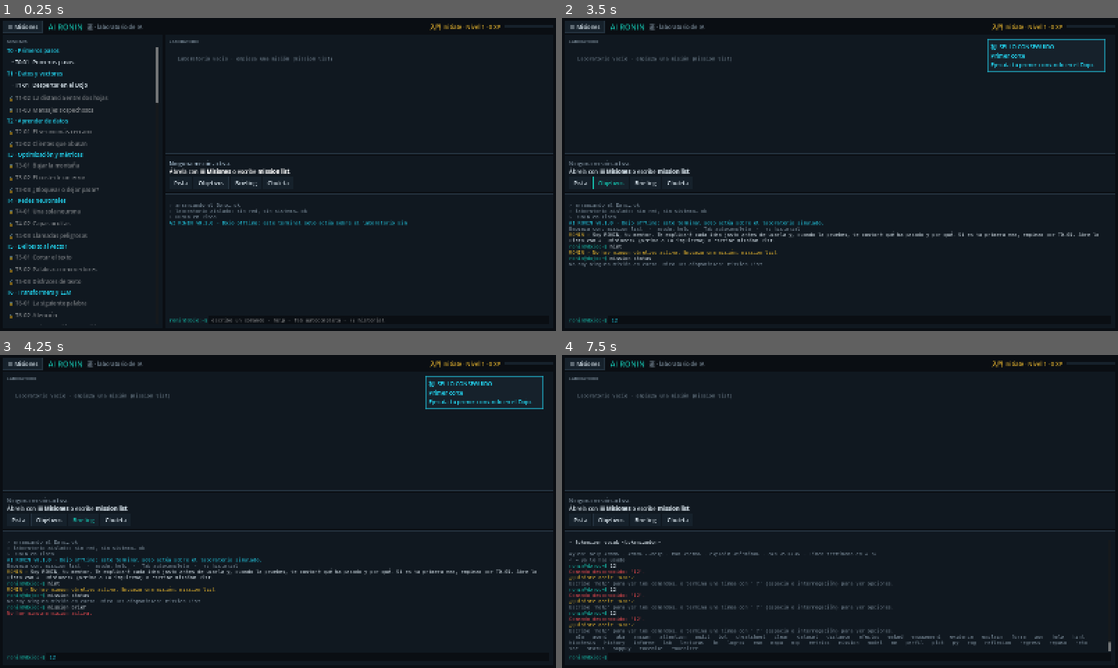
Above: before the commit, frames 1-4 (two rows, left to right).
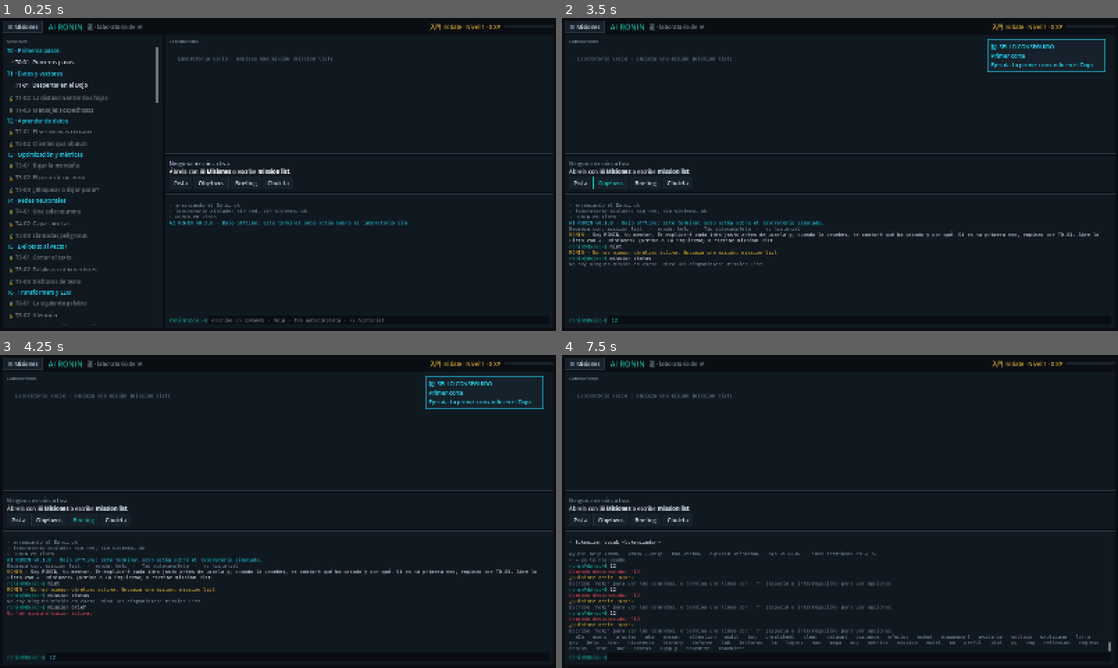
Above: after the commit, the same moments.

Repository: Kanarath/ai-ronin
Game: Godot game, scene res://ui/hub/hub_screen.tscn
Same seed, same stepped clock (60 frames per second), same inputs: the game is played once before the commit and once after it.
Inputs (mouse positions are in pixels of both pictures, inside the frame that each line leads up to):
- Up to frame 1 (0.25 s): no input
- Up to frame 2 (3.5 s): click (940, 321) at 0.52 s; type "12" at 0.6 s; click "☰ Misiones" at 1.25 s; click "Pista" at 2 s; click "Objetivos" at 2.75 s
- Up to frame 3 (4.25 s): click "Briefing" at 3.5 s
- Up to frame 4 (7.5 s): click "Chuleta" at 4.25 s; tap Enter at 5, 5.1, 6.5, 6.6 s; move the mouse to (840, 599) at 5.02 s; hold Up 5.03-5.78 s; click (840, 599) at 5.17 s; tap Space at 5.75, 7.25 s; move the mouse to (728, 527) at 5.77 s; hold Down 5.78-6.53 s; tap Tab at 5.85, 7.35 s; move the mouse to (895, 442) at 6.52 s; hold Up from 6.53 s (still down); move the mouse to (812, 574) at 7.27 s; click (812, 574) at 7.42 s

Frames 1-3 are identical in both runs. In frame 4, 0.9% of the frame differs, in the area x 1-97%, y 89-95%.

Commit message:
Ajustes de letra, sonidos suaves y explicame
- ajustes letra pequeña|normal|grande|enorme: consola, editor y panel de misión (se guarda).
- Sonidos sintetizados en el juego (sin ficheros): objetivo, misión, nivel y sello; ajustes sonido on|off.
- explicame: repite la lección del paso actual (o la anterior, si es una pregunta) numerada y desglosa los términos del glosario y las siglas que aparecen.
- tools/hub_smoke.gd: prueba de humo de la interfaz sin ventana.

Co-Authored-By: Claude Opus 5.5 <noreply@anthropic.com>

Diff:
--- a/game/core/commands/core_commands.gd
+++ b/game/core/commands/core_commands.gd
@@ -67,6 +67,18 @@
 	reg.register(Command.new("clear", "Limpia la pantalla del terminal.",
 		func(_ctx: CommandContext, _a: Dictionary) -> CommandResult: return _clear(), "terminal"))
 
+	reg.register(Command.new("ajustes letra", "Tamaño de letra de la consola y del editor: pequeña, normal o grande.",
+		func(ctx: CommandContext, a: Dictionary) -> CommandResult: return _font(ctx, a), "terminal")
+		.with_signature(CommandSignature.new()
+			.pos("tamano", "pequeña, normal o grande", "string", false)
+			.example("ajustes letra grande")))
+
+	reg.register(Command.new("ajustes sonido", "Sonidos suaves al avanzar, completar misiones y subir de nivel: on u off.",
+		func(ctx: CommandContext, a: Dictionary) -> CommandResult: return _sound(ctx, a), "terminal")
+		.with_signature(CommandSignature.new()
+			.pos("estado", "on u off", "string", false)
+			.example("ajustes sonido off")))
+
 	reg.register(Command.new("efectos", "Efecto de escritura de la consola: lento, normal, rapido, on u off.",
 		func(ctx: CommandContext, a: Dictionary) -> CommandResult: return _effects(ctx, a), "terminal")
 		.with_signature(CommandSignature.new()
@@ -83,6 +95,53 @@
 
 
 ## Preferencia del efecto de escritura; se guarda con el progreso (settings.efectos).
+const FONT_SIZES := {"pequena": 12, "normal": 14, "grande": 17, "enorme": 20}
+
+
+static func _font(ctx: CommandContext, a: Dictionary) -> CommandResult:
+	var raw: Variant = a.get("tamano")
+	var want := "" if raw == null else str(raw).to_lower().replace("ñ", "n")
+	var g: Variant = ctx.shell.get_game()
+	if want.is_empty():
+		var cur := "normal"
+		if g != null:
+			cur = str(g.progress.data.get("settings", {}).get("letra", "normal"))
+		return CommandResult.new().line("Letra: %s. Cámbiala con ajustes letra pequeña, normal, grande o enorme." % cur.replace("pequena", "pequeña"), "muted")
+	if not FONT_SIZES.has(want):
+		return CommandResult.error("Usa ajustes letra pequeña, normal, grande o enorme.")
+	if g != null:
+		if not g.progress.data.has("settings"):
+			g.progress.data["settings"] = {}
+		g.progress.data["settings"]["letra"] = want
+		g.save()
+	var r := CommandResult.new()
+	r.action = "font_%d" % FONT_SIZES[want]
+	r.line("Letra: %s." % want.replace("pequena", "pequeña"), "muted")
+	return r
+
+
+static func _sound(ctx: CommandContext, a: Dictionary) -> CommandResult:
+	var raw: Variant = a.get("estado")
+	var want := "" if raw == null else str(raw).to_lower()
+	var g: Variant = ctx.shell.get_game()
+	if want.is_empty():
+		var on := true
+		if g != null:
+			on = bool(g.progress.data.get("settings", {}).get("sonido", true))
+		return CommandResult.new().line("Sonido: %s. Cámbialo con ajustes sonido on u off." % ("activado" if on else "desactivado"), "muted")
+	if want != "on" and want != "off":
+		return CommandResult.error("Usa ajustes sonido on u off.")
+	if g != null:
+		if not g.progress.data.has("settings"):
+			g.progress.data["settings"] = {}
+		g.progress.data["settings"]["sonido"] = want == "on"
+		g.save()
+	var r := CommandResult.new()
+	r.action = "sound_" + want
+	r.line("Sonido %s." % ("activado" if want == "on" else "desactivado"), "muted")
+	return r
+
+
 static func _effects(ctx: CommandContext, a: Dictionary) -> CommandResult:
 	var g: Variant = ctx.shell.get_game()
 	var raw: Variant = a.get("estado")
--- a/game/core/commands/learn_commands.gd
+++ b/game/core/commands/learn_commands.gd
@@ -240,3 +240,78 @@
 			continue
 		return "%s · %s (mission start %s)" % [m["id"], m["title"], m["id"]]
 	return ""
+
+
+# ── Explícamelo más simple ──────────────────────────────────────────────────
+
+static func register_explain(reg: CommandRegistry) -> void:
+	reg.register(Command.new("explicame", "RONIN te vuelve a explicar el paso actual, más despacio y con las palabras clave desglosadas.",
+		func(c: CommandContext, a: Dictionary) -> CommandResult: return _simpler(c, a), "mentor"))
+
+
+## Términos del glosario y siglas que aparecen en un texto (sin repetir).
+static func key_terms(c: CommandContext, text: String) -> Array:
+	var low := text.to_lower()
+	var out: Array = []
+	var seen := {}
+	for t: Dictionary in c.library.terms:
+		var names: Array = [t["term"]] + t.get("aliases", [])
+		for n: String in names:
+			if n.length() >= 3 and _has_word(low, n.to_lower()) and not seen.has(t["id"]):
+				seen[t["id"]] = true
+				out.append({"name": t["term"], "text": t["short"]})
+	for s: Dictionary in AkaCommands.siglas():
+		var sig: String = s["sigla"]
+		if _has_word(text, sig) and not seen.has("aka:" + sig):
+			seen["aka:" + sig] = true
+			out.append({"name": sig, "text": "%s: %s" % [s["en"], s["es"]]})
+	return out
+
+
+static func _has_word(text: String, word: String) -> bool:
+	var i := text.find(word)
+	while i >= 0:
+		var before := i == 0 or not _is_letter(text[i - 1])
+		var after := i + word.length() >= text.length() or not _is_letter(text[i + word.length()])
+		if before and after:
+			return true
+		i = text.find(word, i + 1)
+	return false
+
+
+static func _is_letter(ch: String) -> bool:
+	return ch.to_lower() != ch.to_upper() or (ch >= "0" and ch <= "9")
+
+
+static func _simpler(c: CommandContext, _a: Dictionary) -> CommandResult:
+	var g := _game(c)
+	if g == null or not g.runner.is_running():
+		return CommandResult.error("No hay ningún paso en curso. Empieza una misión: mission list")
+	var o := g.runner.current_objective()
+	var teach := str(o.get("teach_simple", o.get("teach", "")))
+	# Una pregunta sin lección propia se apoya en la lección del paso anterior que la tenga.
+	if teach.is_empty():
+		var i := g.runner.index - 1
+		while i >= 0 and teach.is_empty():
+			var prev: Dictionary = g.runner.objectives[i]
+			teach = str(prev.get("teach_simple", prev.get("teach", "")))
+			i -= 1
+	var r := CommandResult.new()
+	if teach.is_empty():
+		r.line("Este paso no tiene lección; repasa el briefing con mission brief.", "muted")
+	else:
+		var parts := teach.split("\n")
+		r.line("Otra vez, despacio · " + parts[0], "accent")
+		for i in range(1, parts.size()):
+			r.line("  %d. %s" % [i, parts[i]])
+	var terms := key_terms(c, teach + " " + str(o.get("text", "")))
+	if not terms.is_empty():
+		r.line("")
+		r.line("Palabras clave de este paso:", "accent")
+		for t: Dictionary in terms.slice(0, 8):
+			r.line("  · %s — %s" % [t["name"], t["text"]], "normal")
+	r.line("")
+	r.line("Lo que tienes que hacer ahora: " + str(o.get("text", "")), "muted")
+	r.line("¿Sigues atascado? hint te da una pista; explain <término> y aka <SIGLA> amplían.", "muted")
+	c.emit("help.simpler", {"objective": str(o.get("id", ""))})
+	return r
--- a/game/core/terminal/shell.gd
+++ b/game/core/terminal/shell.gd
@@ -45,6 +45,7 @@
 	MapCommands.register(registry)
 	AkaCommands.register(registry)
 	LearnCommands.register(registry)
+	LearnCommands.register_explain(registry)
 	PyCommands.register(registry)
 	EvidenceCommands.register(registry)
 
--- a/game/tests/unit/core/test_learn.gd
+++ b/game/tests/unit/core/test_learn.gd
@@ -78,3 +78,20 @@
 	assert_true(game.py_code.contains("durezas"))
 	assert_eq(game.py_exercise_id, "libre-listas")
 	assert_false(game.shell.execute("py ejemplo nada").ok)
+
+
+func test_ajustes_letra_se_guarda() -> void:
+	assert_eq(game.shell.execute("ajustes letra grande").action, "font_17")
+	assert_eq(game.progress.data["settings"]["letra"], "grande")
+	assert_eq(game.shell.execute("ajustes letra pequeña").action, "font_12")
+	assert_false(game.shell.execute("ajustes letra gigante").ok)
+
+
+func test_explicame_repite_la_leccion_y_desglosa_palabras() -> void:
+	assert_false(game.shell.execute("explicame").ok, "sin misión no hay paso que explicar")
+	game.start_mission("T1-01")
+	game.shell.execute("dataset list")
+	var r := game.shell.execute("explicame")
+	assert_true(r.ok, r.plain_text())
+	assert_true(r.plain_text().contains("Otra vez, despacio"), r.plain_text())
+	assert_true(r.plain_text().contains("Palabras clave"), r.plain_text())
--- /dev/null
+++ b/game/tools/hub_smoke.gd
@@ -0,0 +1,30 @@
+extends SceneTree
+## Prueba de humo de la interfaz SIN ventana (usar con --headless): carga el hub, ejecuta unos
+## comandos en la consola y termina. Sirve para comprobar que los scripts de la UI compilan
+## y que los comandos no rompen nada. Uso:
+##   godot --headless --path game -s res://tools/hub_smoke.gd -- "cmd 1" "cmd 2" ...
+
+
+func _initialize() -> void:
+	var args := OS.get_cmdline_user_args()
+	var dojo: Node = root.get_node("Dojo")
+	dojo.game = DojoGame.new("user://smoke_save.json")
+	change_scene_to_file("res://ui/hub/hub_screen.tscn")
+	for i in 5:
+		await process_frame
+	var hub := current_scene
+	if hub == null:
+		print("HUMO: FALLO · no se ha cargado el hub")
+		quit(1)
+		return
+	var term: TerminalView = hub.get("_terminal")
+	term.effects = false
+	for line in args:
+		var r := term.run_command(line)
+		print("HUMO · %s → %s" % [line, "ok" if r.ok else "error: " + r.plain_text().left(120)])
+		await process_frame
+	for p in ["user://smoke_save.json", "user://smoke_save.json.bak"]:
+		if FileAccess.file_exists(p):
+			DirAccess.remove_absolute(p)
+	print("HUMO: OK")
+	quit()
--- /dev/null
+++ b/game/ui/fx/sfx.gd
@@ -0,0 +1,56 @@
+class_name Sfx
+extends Node
+## Sonidos suaves del Dojo, sintetizados al arrancar (no hay ficheros de audio ni descargas):
+##   paso    objetivo cumplido (dos notas que suben)
+##   mision  misión completada (acorde corto)
+##   nivel   subida de nivel (arpegio)
+##   sello   sello conseguido (campanita)
+## Volumen bajo a propósito: acompañan, no distraen. «ajustes sonido off» los quita.
+
+const RATE := 22050
+const VOLUME_DB := -16.0
+
+var enabled := true
+var _streams: Dictionary = {}
+var _player: AudioStreamPlayer
+
+
+func _ready() -> void:
+	_player = AudioStreamPlayer.new()
+	_player.volume_db = VOLUME_DB
+	add_child(_player)
+	# Notas en Hz: una escala pentatónica suena «oriental» y nunca desafina entre sí.
+	_streams["paso"] = _tones([[659.3, 0.07], [880.0, 0.11]])
+	_streams["mision"] = _tones([[523.3, 0.09], [659.3, 0.09], [784.0, 0.22]])
+	_streams["nivel"] = _tones([[523.3, 0.07], [659.3, 0.07], [784.0, 0.07], [1046.5, 0.26]])
+	_streams["sello"] = _tones([[1318.5, 0.05], [1760.0, 0.3]], 0.6)
+
+
+func play(sound: String) -> void:
+	if not enabled or not _streams.has(sound) or _player == null:
+		return
+	_player.stream = _streams[sound]
+	_player.play()
+
+
+## Sintetiza notas seguidas: senoide con un poco de armónico y una envolvente suave
+## (ataque corto y caída exponencial) para que no «chasquee».
+func _tones(notes: Array, brightness: float = 0.25) -> AudioStreamWAV:
+	var data := PackedByteArray()
+	for n: Array in notes:
+		var freq: float = n[0]
+		var dur: float = n[1]
+		var count := int(RATE * dur)
+		for i in count:
+			var t := float(i) / RATE
+			var env := minf(1.0, t / 0.008) * exp(-4.0 * t / dur)
+			var s := sin(TAU * freq * t) + brightness * sin(TAU * freq * 2.0 * t)
+			var v := int(clampf(s * env * 0.45, -1.0, 1.0) * 32767.0)
+			data.append(v & 0xFF)
+			data.append((v >> 8) & 0xFF)
+	var w := AudioStreamWAV.new()
+	w.format = AudioStreamWAV.FORMAT_16_BITS
+	w.mix_rate = RATE
+	w.stereo = false
+	w.data = data
+	return w
--- a/game/ui/hub/hub_screen.gd
+++ b/game/ui/hub/hub_screen.gd
@@ -45,6 +45,7 @@
 var _lab_content: VBoxContainer
 var _mission_label: Label
 var _pending_xp: int = 0
+var _sfx: Sfx
 ## Historial de rondas de seguridad (A1): tasa de éxito de ataques y de eval.
 var _attack_history := PackedVector2Array()
 var _eval_history := PackedVector2Array()
@@ -53,6 +54,12 @@
 func _ready() -> void:
 	game = Dojo.game
 	_build_layout()
+	_sfx = Sfx.new()
+	_sfx.enabled = bool(game.progress.data.get("settings", {}).get("sonido", true))
+	add_child(_sfx)
+	var letra := str(game.progress.data.get("settings", {}).get("letra", "normal"))
+	if letra != "normal" and CoreCommands.FONT_SIZES.has(letra):
+		_apply_font_size(int(CoreCommands.FONT_SIZES[letra]))
 	game.mission_started.connect(_on_mission_started)
 	game.mission_completed.connect(_on_mission_completed)
 	game.runner.mentor_message.connect(_on_mentor)
@@ -63,8 +70,10 @@
 		_toaster.xp(amount, reason)
 		_refresh_top())
 	game.achievement_unlocked.connect(func(a: Dictionary) -> void:
+		_sfx.play("sello")
 		_toaster.toast("%s  SELLO CONSEGUIDO\n%s\n%s" % [a["seal"], a["title"], a["description"]], RoninPalette.CYAN, true))
 	game.level_up.connect(func(lv: int, rk: Dictionary) -> void:
+		_sfx.play("nivel")
 		_toaster.toast("⬆ NIVEL %d\nRango: %s %s (%s)" % [lv, rk["name"], rk["kanji"], rk["es"]], RoninPalette.GOLD, true))
 	game.progress_changed.connect(func() -> void:
 		_pending_xp = 0
@@ -354,6 +363,7 @@
 	# Destello breve del panel de misión cuando avanzas un objetivo.
 	var mid := str(game.active_mission.get("id", ""))
 	if mid == _last_mission and r.index > _last_index and _terminal != null and _terminal.effects:
+		_sfx.play("paso")
 		_mission_text.modulate = Color(1.6, 1.6, 1.6)
 		create_tween().tween_property(_mission_text, "modulate", Color.WHITE, 0.5)
 	_last_mission = mid
@@ -452,6 +462,23 @@
 		"py_close":
 			_show_code(false)
 			_terminal.focus_input()
+		"sound_on":
+			_sfx.enabled = true
+			_sfx.play("paso")
+		"sound_off":
+			_sfx.enabled = false
+		_:
+			if result.action.begins_with("font_"):
+				_apply_font_size(int(result.action.trim_prefix("font_")))
+
+
+## Tamaño de letra elegido con «ajustes letra»: consola, editor de Python y panel de misión.
+func _apply_font_size(n: int) -> void:
+	_terminal.set_font_size(n)
+	if _code != null:
+		_code.add_theme_font_size_override("font_size", n + 1)
+	_mission_text.add_theme_font_size_override("normal_font_size", n + 2)
+	_mission_text.add_theme_font_size_override("bold_font_size", n + 2)
 
 
 # ── Eventos ──────────────────────────────────────────────────────────────────
@@ -489,6 +516,7 @@
 
 
 func _on_mission_completed(m: Dictionary, result: Dictionary, xp_gained: int) -> void:
+	_sfx.play("mision")
 	var trial := "Prueba de dominio superada: competencias dominadas." if result["trial_passed"] else "Sin prueba de dominio."
 	_on_mentor("◆ Misión %s completada · +%d XP · maestría %d/100. %s" % [m["id"], xp_gained, result["score"], trial], "praise")
 	# El aviso del ejercicio de la Forja lo da DojoGame (forja_message), solo si sigue pendiente.
--- a/game/ui/terminal/terminal_view.gd
+++ b/game/ui/terminal/terminal_view.gd
@@ -43,6 +43,9 @@
 ## Velocidades en caracteres por segundo: [RONIN, salida de comandos].
 const SPEEDS := {"lento": [32.0, 450.0], "normal": [48.0, 800.0], "rapido": [110.0, 2000.0]}
 var effects := true
+## Tamaño de letra de la consola (ajustes letra).
+var font_size := 14
+var _prompt: Label
 var speed := "normal"
 var _shown: int = -1
 ## Tiempo acumulado hacia el siguiente carácter.
@@ -84,6 +87,7 @@
 	var row := HBoxContainer.new()
 	box.add_child(row)
 	var prompt := Label.new()
+	_prompt = prompt
 	prompt.text = PROMPT
 	prompt.add_theme_color_override("font_color", RoninPalette.TEAL)
 	prompt.add_theme_font_override("font", RoninFonts.mono())
@@ -181,6 +185,17 @@
 
 func is_revealing() -> bool:
 	return not _reveal.is_empty()
+
+
+## Cambia el tamaño de letra de la salida, del prompt y de la línea de entrada.
+func set_font_size(n: int) -> void:
+	font_size = n
+	if _output == null:
+		return
+	_output.add_theme_font_size_override("normal_font_size", n)
+	_output.add_theme_font_size_override("bold_font_size", n)
+	_prompt.add_theme_font_size_override("font_size", n)
+	_input.add_theme_font_size_override("font_size", n)
 
 
 func focus_input() -> void:
Not shown, added: game/tools/hub_smoke.gd.uid
Not shown, added: game/ui/fx/sfx.gd.uid
